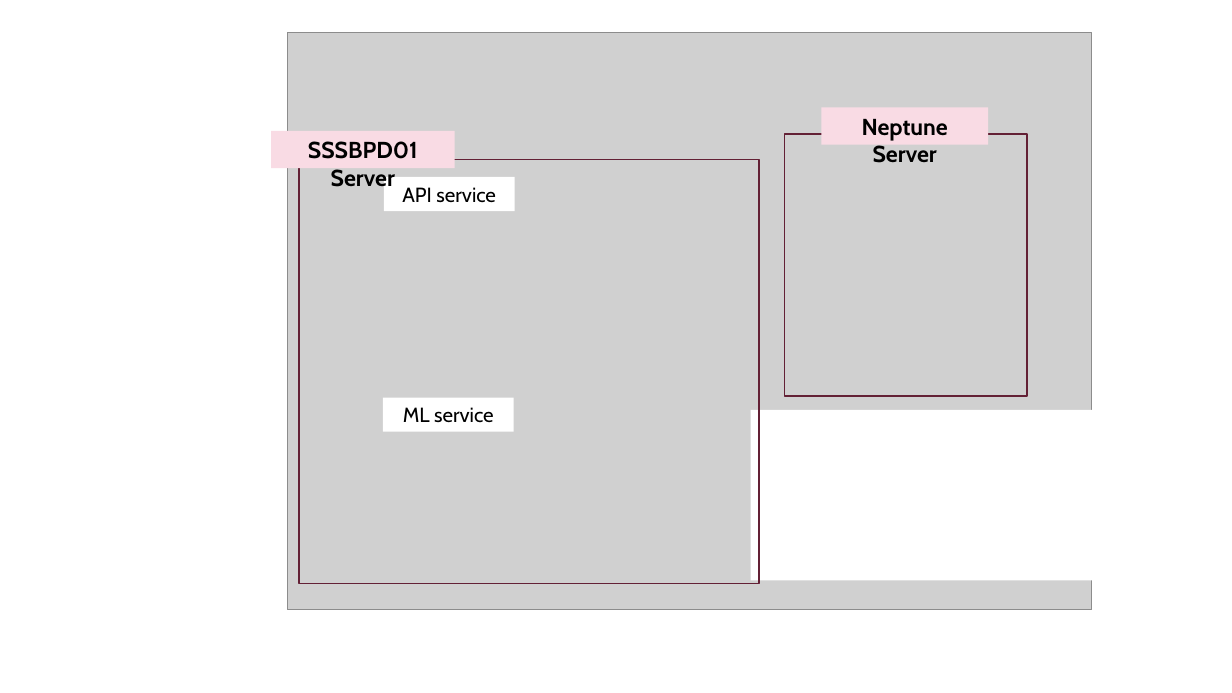
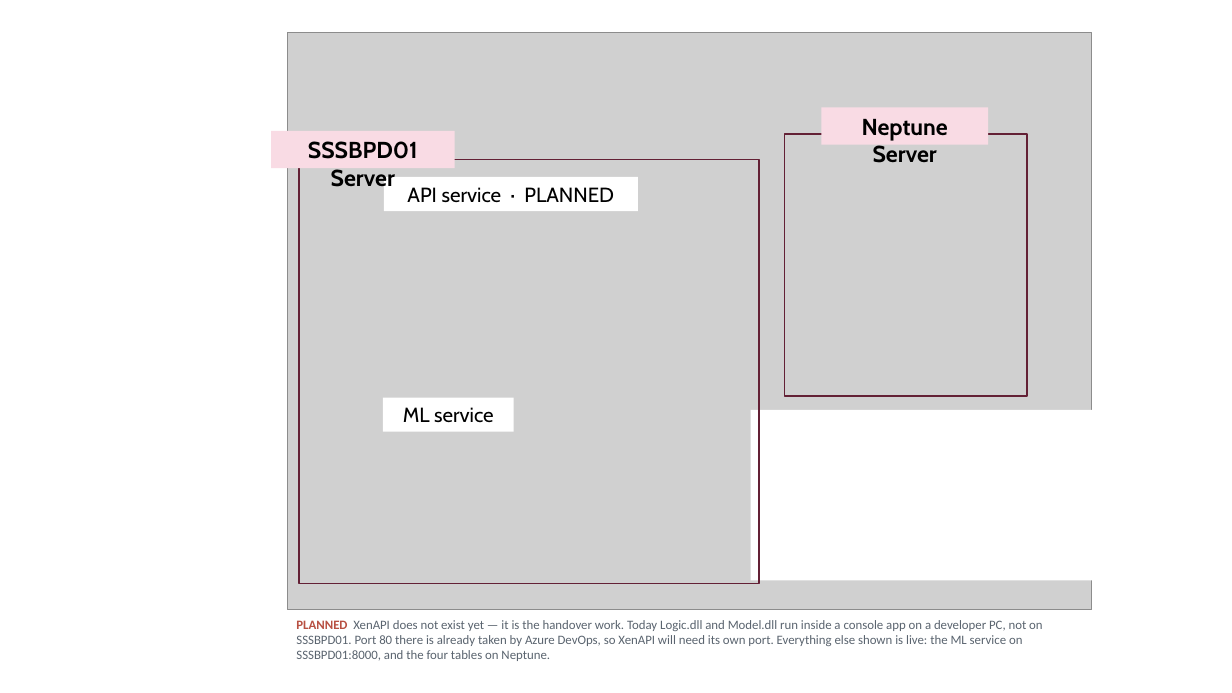
Before and after one commit to Syaziyah30/DeviceCluster, a slide deck: slide 14 of 1.training_model/supplementary/Device Identifier 20260717.pptx (slide 13 before the commit). Drawn at 1232x693 pixels with LibreOffice and Linux fonts; fonts in the diff are those of the drawing; grey boxes stand for pictures. Boxes give left, top, right and bottom in pixels: in the first picture for what was removed or moved away, otherwise in the second. Text is boxed around its words. In the diff, an @@ line names an element or a change of style, - is before the commit and + after.

```diff
--- a/1.training_model/supplementary/Device Identifier 20260717.pptx
+++ b/1.training_model/supplementary/Device Identifier 20260717.pptx
@@ rectangle "API service · PLANNED": place and size @@
-rectangle "API service · PLANNED" at <box>384,177,515,211</box>
+rectangle "API service · PLANNED" at <box>384,177,638,211</box>
@@ text in rectangle at <box>407,187,614,203</box>: text changed @@
-API service
+API service · PLANNED
@@ text added at <box>296,620,1042,661</box>, 10 pt, text #5A646F @@
+PLANNED XenAPI does not exist yet — it is the handover work. Today Logic.dll and Model.dll run inside a console app on a developer PC, not on SSSBPD01. Port 80 there is already taken by Azure DevOps, so XenAPI will need its own port. Everything else shown is live: the ML service on SSSBPD01:8000, and the four tables on Neptune.
```
Also in this commit, not shown: 1 slide added.
